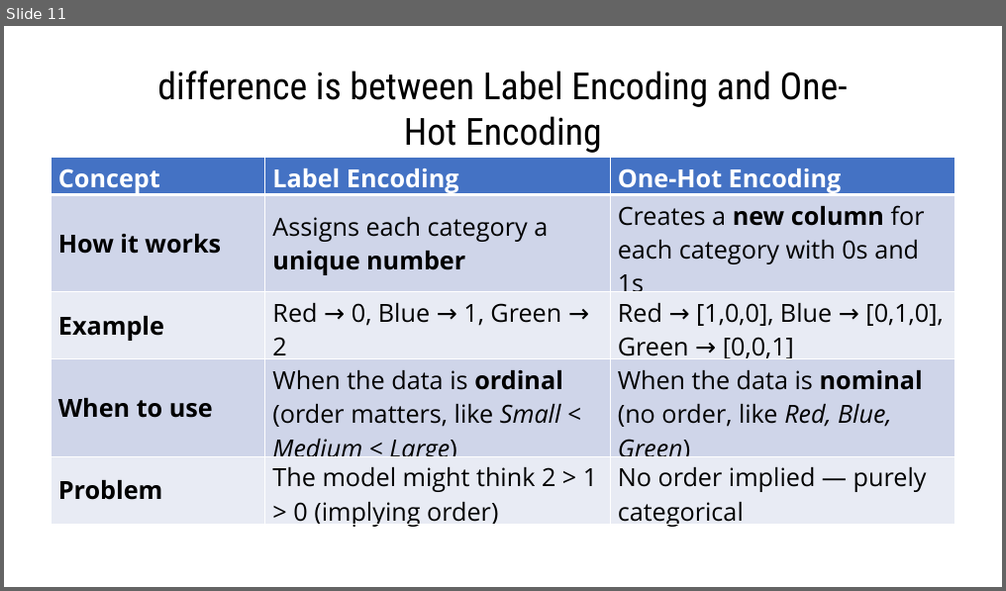
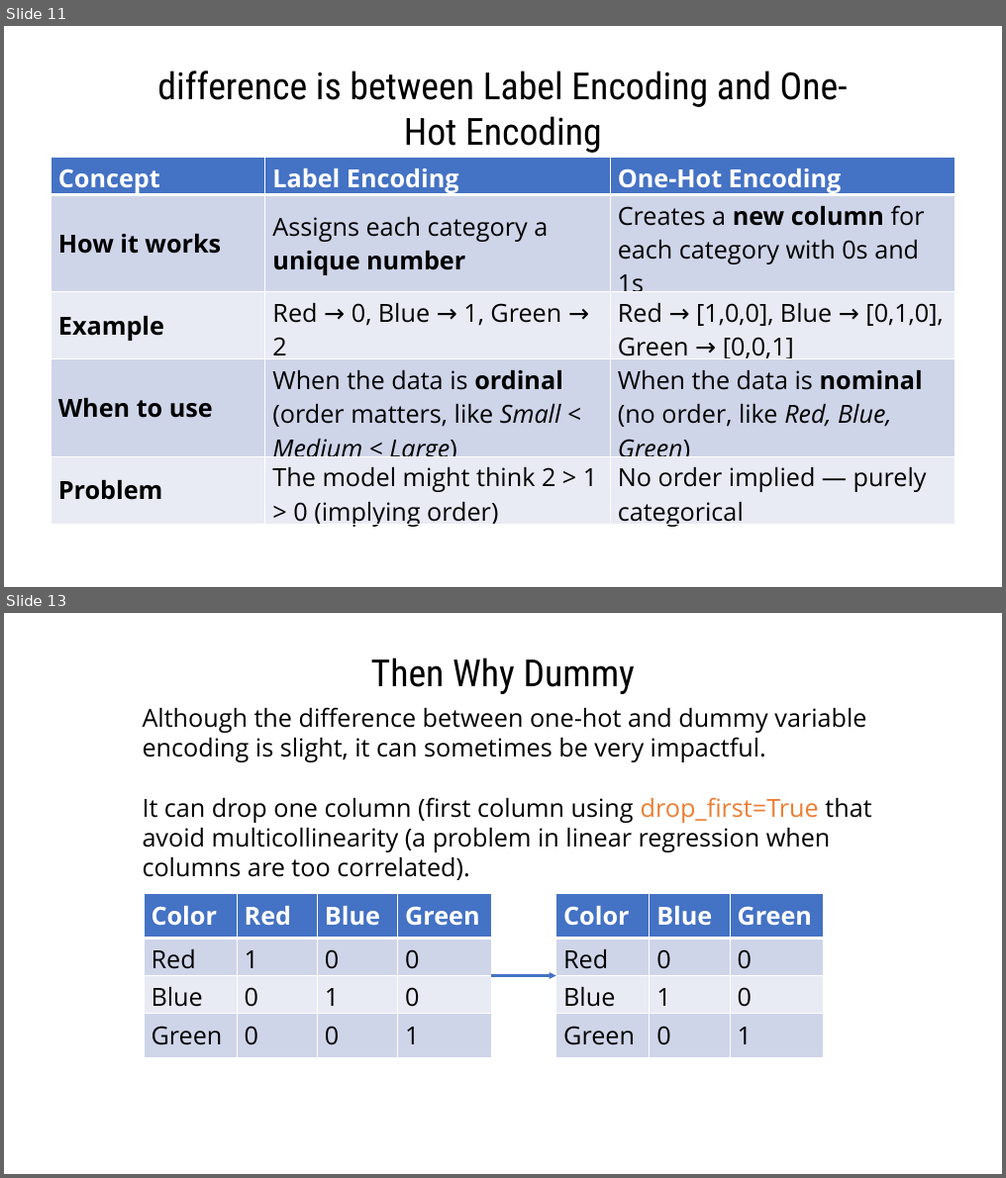
Before and after one commit to gmrr40058/data-science-ml-python-ostad, a slide deck: My Note and Practice/Text to Numerical Data Conversion/Categorical(Text to Numeric) data conversion-CTtN/CTtN2. One-Hot & Dummy Variable Encoding/One-Hot Encoding.pptx. Shown one above the other, each under a label of ours: slide 11 before the commit, slides 11 and 13 after it; the slides between them are not shown. The pictures are 1006x591 and 1006x1178 pixels, drawn with LibreOffice and Linux fonts; fonts in the diff are those of the drawing. Boxes give left, top, right and bottom in pixels: in the first picture for what was removed or moved away, otherwise in the second. Text is boxed around its words. In the diff, an @@ line names an element or a change of style, - is before the commit and + after.

Commit message:
Dummy Variable Encoding is added.

```diff
--- a/My Note and Practice/Text to Numerical Data Conversion/Categorical(Text to Numeric) data conversion-CTtN/CTtN2. One-Hot & Dummy Variable Encoding/One-Hot Encoding.pptx
+++ b/My Note and Practice/Text to Numerical Data Conversion/Categorical(Text to Numeric) data conversion-CTtN/CTtN2. One-Hot & Dummy Variable Encoding/One-Hot Encoding.pptx
@@ slide 13 added at (4, 613, 1002, 1174), background #FFFFFF @@
@@ text added at (371, 658, 635, 694), 36 pt, text #000000 @@
+Then Why Dummy
@@ text added at (143, 707, 871, 880), 24 pt, text #000000 @@
+Although the difference between one-hot and dummy variable encoding is slight, it can sometimes be very impactful.
+It can drop one column (first column using drop_first=True that avoid multicollinearity (a problem in linear regression when columns are too correlated).
@@ table added at (144, 894, 491, 1059), 4 rows, 4 columns @@
+Color | Red | Blue | Green
+Red | 1 | 0 | 0
+Blue | 0 | 1 | 0
+Green | 0 | 0 | 1
@@ table added at (556, 894, 824, 1059), 4 rows, 3 columns @@
+Color | Blue | Green
+Red | 0 | 0
+Blue | 1 | 0
+Green | 0 | 1
@@ arrow added from (491, 976) to (556, 976), #4472C4 2.25 pt @@
```
Also in this commit, not shown: 3 other slides added, 1 other file.
